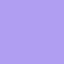
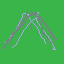
Comparing the layer stacks of the two (64, 64) images. Changes:
added layer "mountains" above "land" over [0, 0, 64, 64]
showed "land" over [0, 0, 64, 64]
